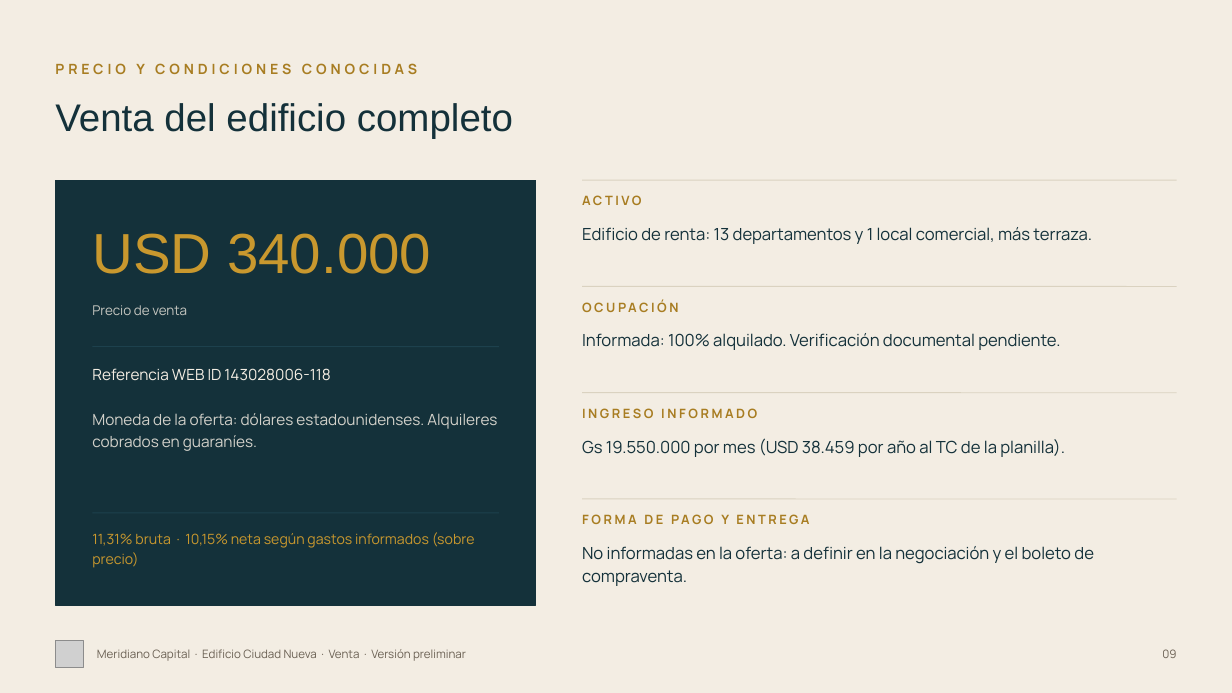
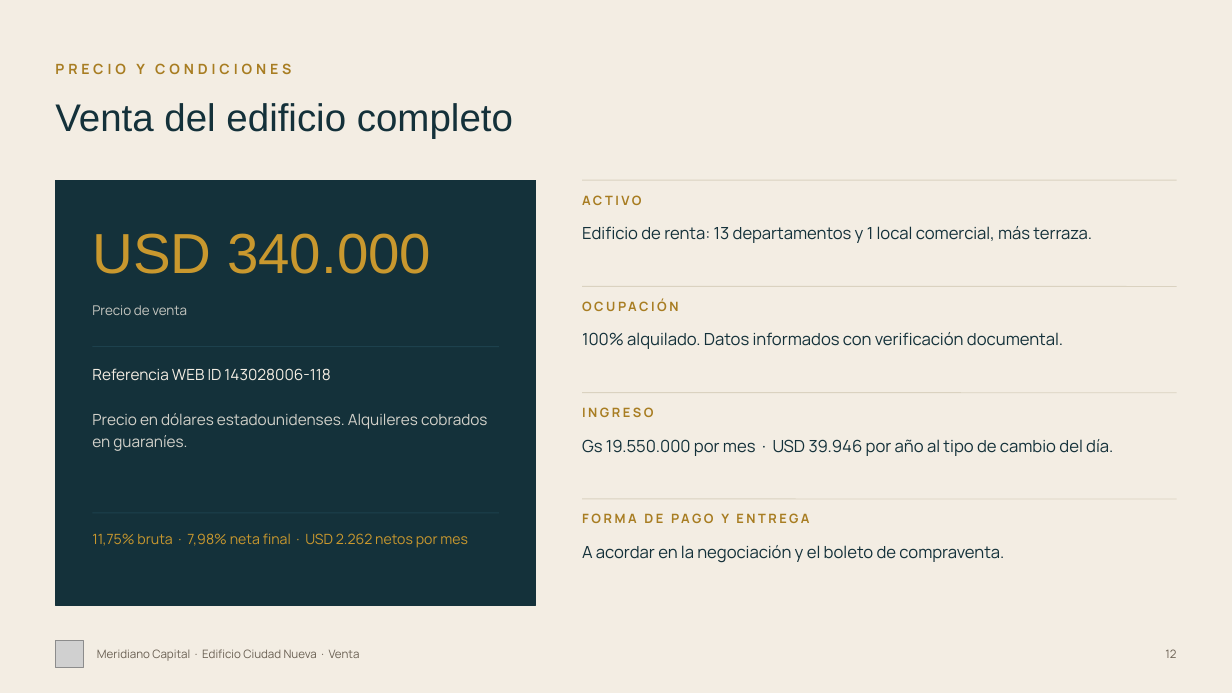
Before and after one commit to juanjosecastillo608/Meridiano-Capital, a slide deck: slide 12 of projects/edificio-ciudad-nueva/entregables/Edificio_Ciudad_Nueva_Meridiano_FINAL.pptx (slide 9 before the commit). Drawn at 1232x693 pixels with LibreOffice and Linux fonts; fonts in the diff are those of the drawing; grey boxes stand for pictures. Boxes give left, top, right and bottom in pixels: in the first picture for what was removed or moved away, otherwise in the second. Text is boxed around its words. In the diff, an @@ line names an element or a change of style, - is before the commit and + after.

```diff
--- a/projects/edificio-ciudad-nueva/entregables/Edificio_Ciudad_Nueva_Meridiano_FINAL.pptx
+++ b/projects/edificio-ciudad-nueva/entregables/Edificio_Ciudad_Nueva_Meridiano_FINAL.pptx
@@ text at (55,63,291,74): text changed @@
-PRECIO Y CONDICIONES CONOCIDAS
+PRECIO Y CONDICIONES
@@ text at (582,332,1063,349): text changed @@
-Informada: 100% alquilado. Verificación documental pendiente.
+100% alquilado. Datos informados con verificación documental.
@@ text at (92,413,487,451): text changed @@
-Moneda de la oferta: dólares estadounidenses. Alquileres cobrados en guaraníes.
+Precio en dólares estadounidenses. Alquileres cobrados en guaraníes.
@@ text at (582,407,653,417): text changed @@
-INGRESO INFORMADO
+INGRESO
@@ text at (582,439,1113,456): text changed @@
-Gs 19.550.000 por mes (USD 38.459 por año al TC de la planilla).
+Gs 19.550.000 por mes · USD 39.946 por año al tipo de cambio del día.
@@ text at (92,533,468,548): text changed @@
-11,31% bruta · 10,15% neta según gastos informados (sobre precio)
+11,75% bruta · 7,98% neta final · USD 2.262 netos por mes
@@ text at (582,545,1004,563): text changed @@
-No informadas en la oferta: a definir en la negociación y el boleto de compraventa.
+A acordar en la negociación y el boleto de compraventa.
@@ text at (97,649,360,661): text changed @@
-Meridiano Capital · Edificio Ciudad Nueva · Venta · Versión preliminar
+Meridiano Capital · Edificio Ciudad Nueva · Venta
@@ text at (1165,649,1176,658): text changed @@
-09
+12
```
Also in this commit, not shown: 9 other slides changed, 5 slides added, 2 slides removed, 35 other files.
